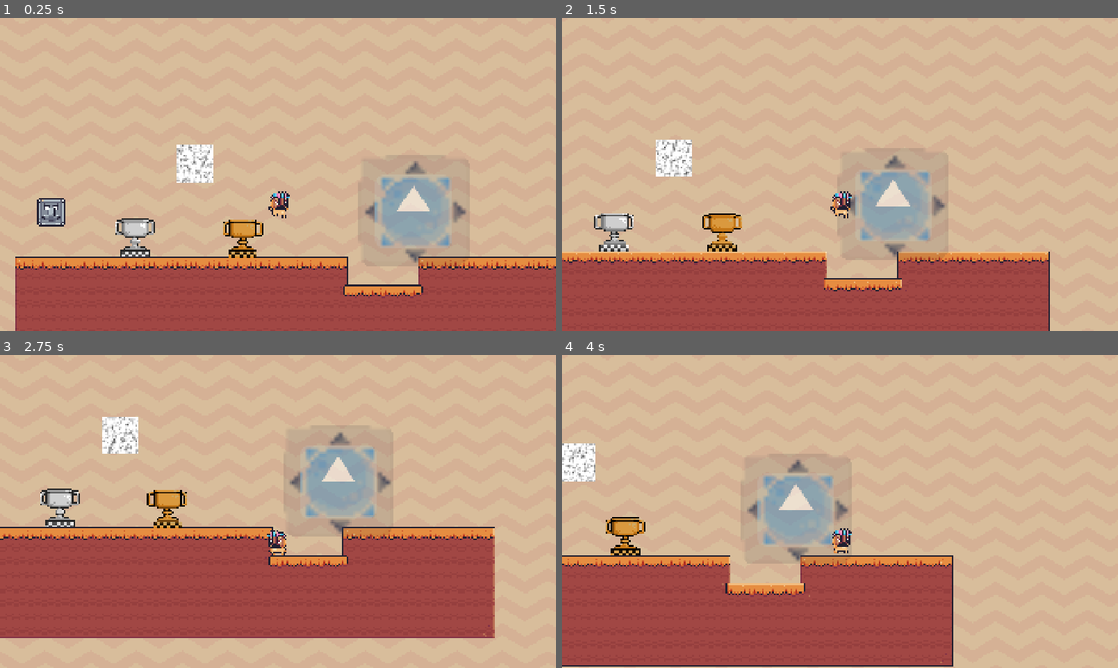
Above: before the commit, frames 1-4 (two rows, left to right).
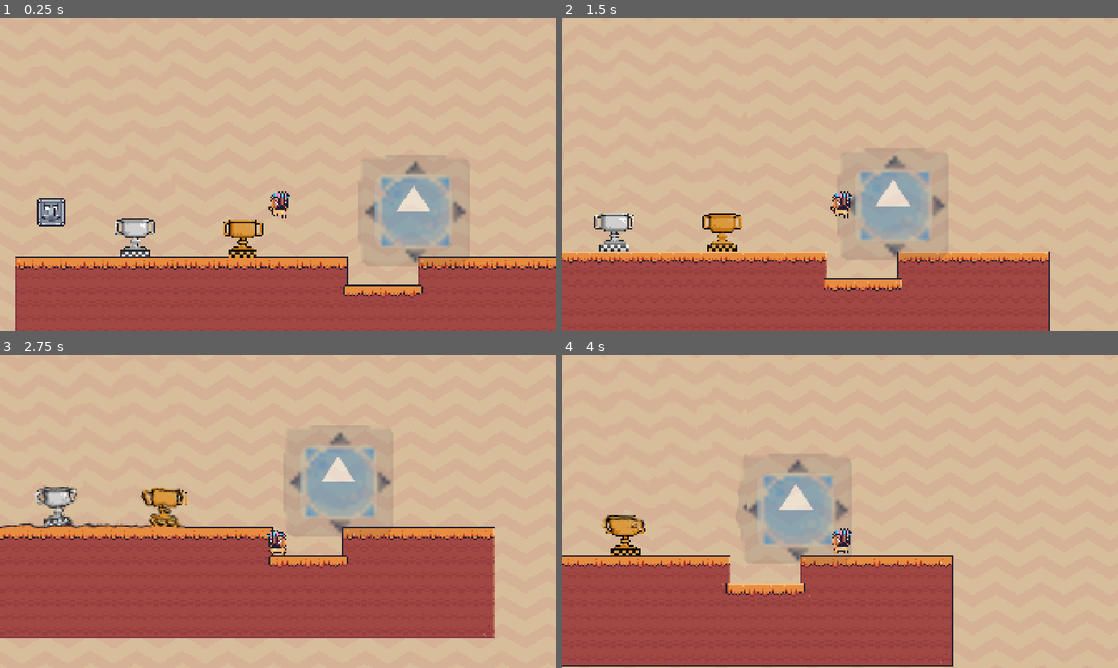
Above: after the commit, the same moments.

Repository: Nhanth123/shader-godot
Game: Godot game, scene res://scenes/common_techniques.tscn
The game is run twice, just before and just after one commit, with the same random seed, the same clock (stepped at 60 frames per second) and the same inputs. The engine's default icon, where the game draws it, is replaced by a stand-in: a white triangle on a blue panel in a dark square.
Inputs:
- Up to frame 1 (0.25 s): no input
- Up to frame 2 (1.5 s): hold D (move_right) from 0.53 s (still down); tap Space (jump) at 0.77 s
- Up to frame 3 (2.75 s): tap Space (jump) at 1.52 s; release D (move_right) at 2.03 s; hold A (move_left) from 2.03 s (still down)
- Up to frame 4 (4 s): release A (move_left) at 2.78 s; hold D (move_right) from 2.78 s (still down); tap Space (jump) at 3.02, 3.77 s

The runs differ from the first frame. In frame 1, 0.8% of the frame differs, in the area x 31-39%, y 40-53%; in frame 2, 0.8%; in frame 3, 2.2%, in the area x 0-34%, y 19-56%; in frame 4, 1.0%.

Commit message:
feature: distortion

Diff:
--- a/scenes/common_techniques.tscn
+++ b/scenes/common_techniques.tscn
@@ -21,6 +21,26 @@
 shader = ExtResource("4_xth1f")
 shader_parameter/tiling = Vector2(1, 1)
 shader_parameter/offset = Vector2(0.4, 0.4)
+
+[sub_resource type="FastNoiseLite" id="FastNoiseLite_ir1eb"]
+frequency = 0.0198
+
+[sub_resource type="NoiseTexture2D" id="NoiseTexture2D_ir1eb"]
+seamless = true
+noise = SubResource("FastNoiseLite_ir1eb")
+
+[sub_resource type="FastNoiseLite" id="FastNoiseLite_ow30b"]
+
+[sub_resource type="NoiseTexture2D" id="NoiseTexture2D_ow30b"]
+noise = SubResource("FastNoiseLite_ow30b")
+
+[sub_resource type="ShaderMaterial" id="ShaderMaterial_ow30b"]
+shader = ExtResource("16_ir1eb")
+shader_parameter/offset1 = Vector2(0.1, 0.1)
+shader_parameter/offset2 = Vector2(0.2, 0.2)
+shader_parameter/noise_texture1 = SubResource("NoiseTexture2D_ir1eb")
+shader_parameter/noise_texture2 = SubResource("NoiseTexture2D_ow30b")
+shader_parameter/distortion_strength = 0.025
 
 [sub_resource type="TileSetAtlasSource" id="TileSetAtlasSource_sehxt"]
 texture = ExtResource("2_4ntks")
@@ -252,25 +272,6 @@
 shader = ExtResource("13_hyy88")
 shader_parameter/mask_text = ExtResource("14_v7i2p")
 
-[sub_resource type="FastNoiseLite" id="FastNoiseLite_ir1eb"]
-frequency = 0.0198
-
-[sub_resource type="NoiseTexture2D" id="NoiseTexture2D_ir1eb"]
-seamless = true
-noise = SubResource("FastNoiseLite_ir1eb")
-
-[sub_resource type="FastNoiseLite" id="FastNoiseLite_ow30b"]
-
-[sub_resource type="NoiseTexture2D" id="NoiseTexture2D_ow30b"]
-noise = SubResource("FastNoiseLite_ow30b")
-
-[sub_resource type="ShaderMaterial" id="ShaderMaterial_ow30b"]
-shader = ExtResource("16_ir1eb")
-shader_parameter/offset1 = Vector2(0.1, 0.1)
-shader_parameter/offset2 = Vector2(0.2, 0.2)
-shader_parameter/noise_texture1 = SubResource("NoiseTexture2D_ir1eb")
-shader_parameter/noise_texture2 = SubResource("NoiseTexture2D_ow30b")
-
 [node name="CommonTechniques" type="Node2D"]
 script = ExtResource("1_0ugy3")
 
@@ -286,6 +287,16 @@
 region_enabled = true
 region_rect = Rect2(0, 0, 1000, 1000)
 
+[node name="CanvasLayer2" type="CanvasLayer" parent="."]
+layer = 100
+
+[node name="Distrortion" type="Sprite2D" parent="CanvasLayer2"]
+texture_repeat = 2
+material = SubResource("ShaderMaterial_ow30b")
+position = Vector2(320.563, 294.375)
+scale = Vector2(4.94434, 4.71289)
+texture = ExtResource("15_v7i2p")
+
 [node name="TileMap" type="TileMap" parent="."]
 scale = Vector2(3, 3)
 tile_set = SubResource("TileSet_t5lk8")
@@ -332,9 +343,3 @@
 position = Vector2(1042, 318)
 scale = Vector2(3, 3)
 texture = ExtResource("15_v7i2p")
-
-[node name="Distrortion" type="Sprite2D" parent="."]
-texture_repeat = 2
-material = SubResource("ShaderMaterial_ow30b")
-position = Vector2(287, 160)
-texture = ExtResource("15_v7i2p")
--- a/shaders/distrortion.gdshader
+++ b/shaders/distrortion.gdshader
@@ -1,4 +1,6 @@
 shader_type canvas_item;
+
+uniform sampler2D screen_texture: hint_screen_texture, filter_nearest;
 
 uniform vec2 offset1 = vec2(0.1);
 uniform vec2 offset2 = vec2(0.2);
@@ -6,13 +8,15 @@
 uniform sampler2D noise_texture1: repeat_enable;
 uniform sampler2D noise_texture2: repeat_enable;
 
+uniform float distortion_strength: hint_range(-1.0, 1.0) = 0.1;
+
 void fragment()
 {
 	vec4 noise_color1 = texture(noise_texture1, UV + offset1 * TIME);
 	vec4 noise_color2 = texture(noise_texture2, UV + offset2 * TIME);
 
-	float final_noise = noise_color1.r + noise_color2.r;
-	vec4 final_color = vec4(vec3(final_noise), 1.0);
+	float final_noise = noise_color1.r * noise_color2.r;
+	vec4 final_color = texture(screen_texture, SCREEN_UV + final_noise * distortion_strength);
 
 	COLOR = final_color;
 }
